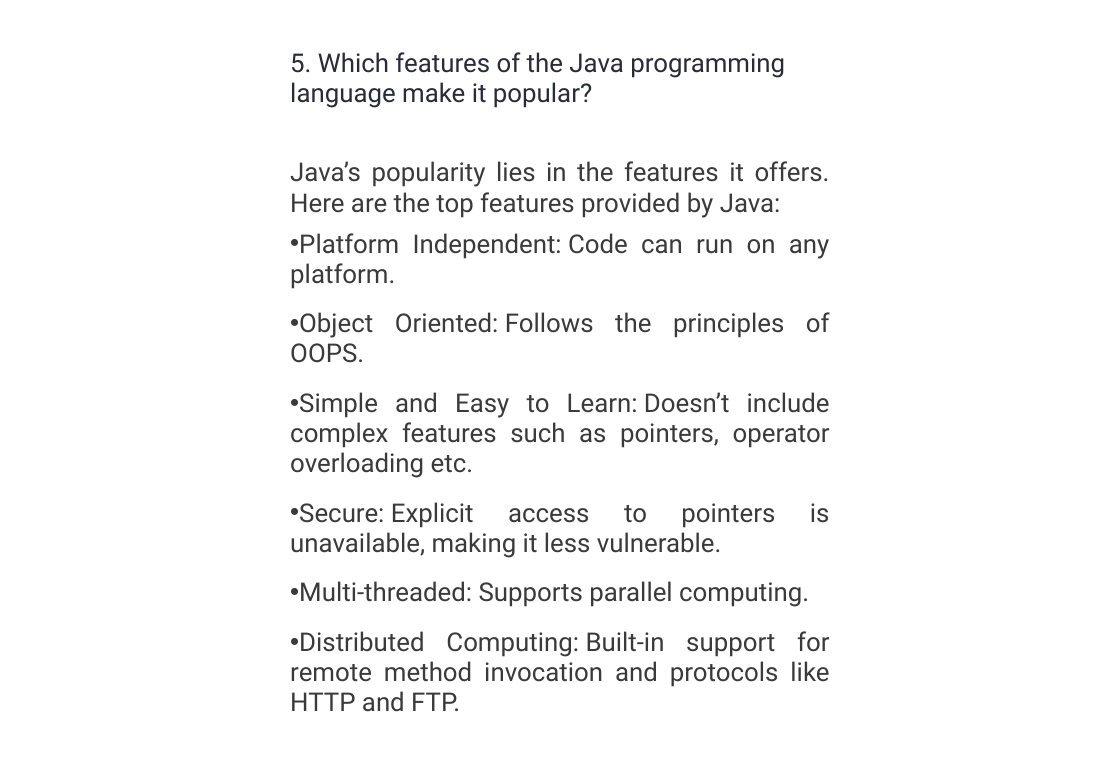
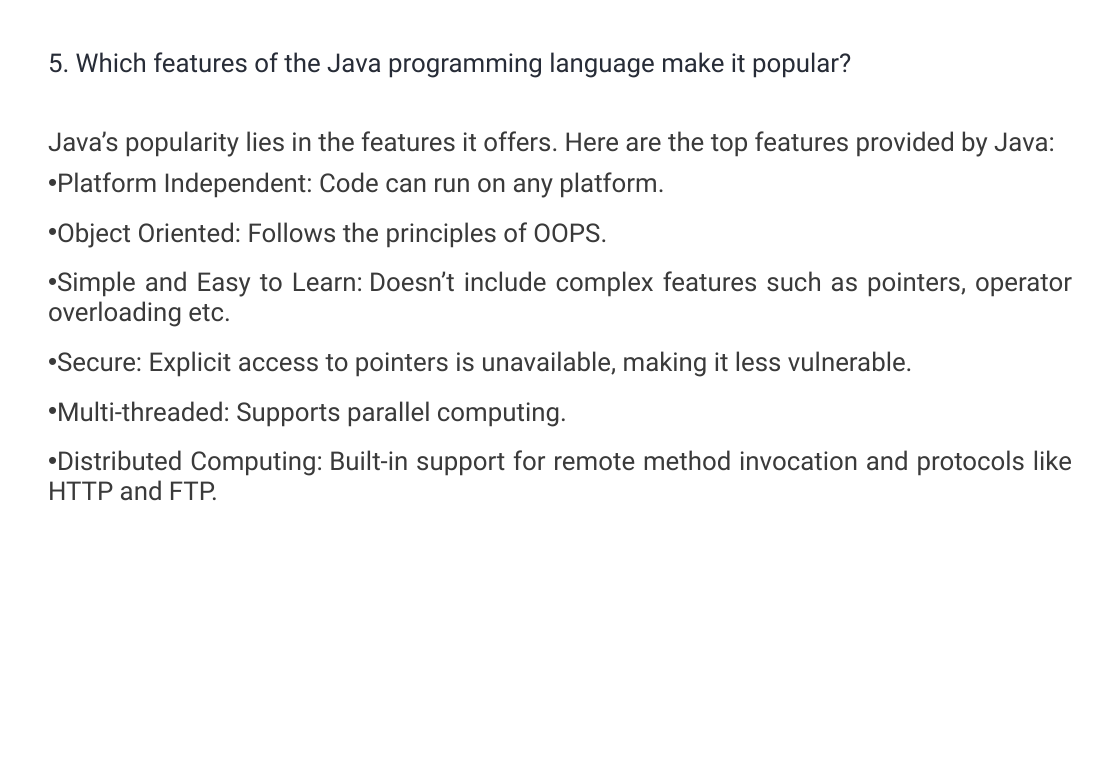
Before and after one commit to umalavanya/FullStackDevelopement_JavaSpring_SQL_ReactProjects, a slide deck: slide 4 of UmaTeachingMaterial/Java/Java-Interview-QA-Intellipaat.pptx. Drawn at 1120x775 pixels with LibreOffice and Linux fonts; fonts in the diff are those of the drawing. Boxes give left, top, right and bottom in pixels: in the first picture for what was removed or moved away, otherwise in the second. Text is boxed around its words. In the diff, an @@ line names an element or a change of style, - is before the commit and + after.

Commit message:
practicing java

```diff
--- a/UmaTeachingMaterial/Java/Java-Interview-QA-Intellipaat.pptx
+++ b/UmaTeachingMaterial/Java/Java-Interview-QA-Intellipaat.pptx
@@ text "5. Which features of the ..." rewrapped from [290, 52, 830, 712] to [48, 52, 1072, 501] @@
```
Also in this commit, not shown: 20 other slides changed, 3 other files.
